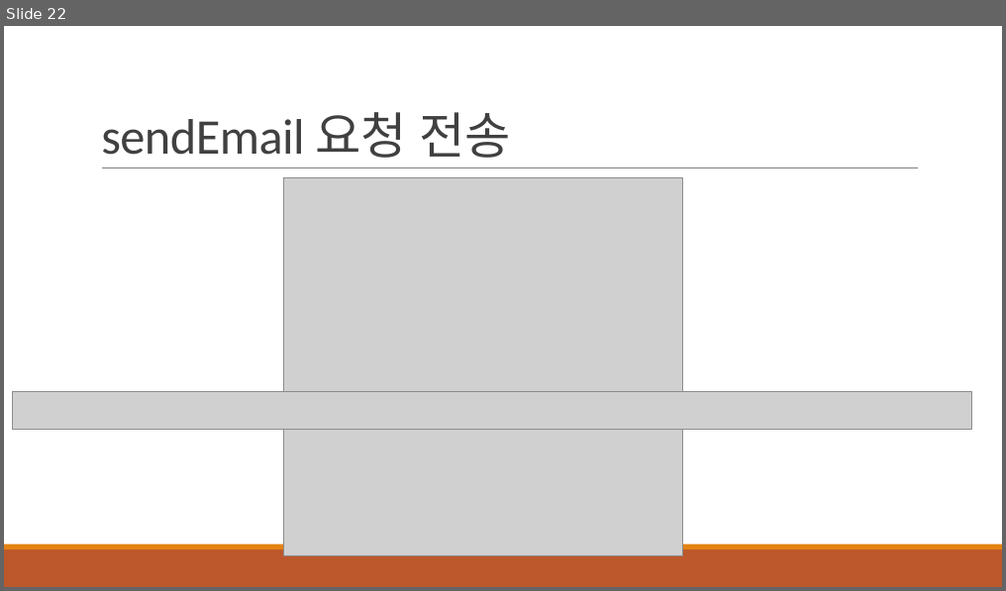
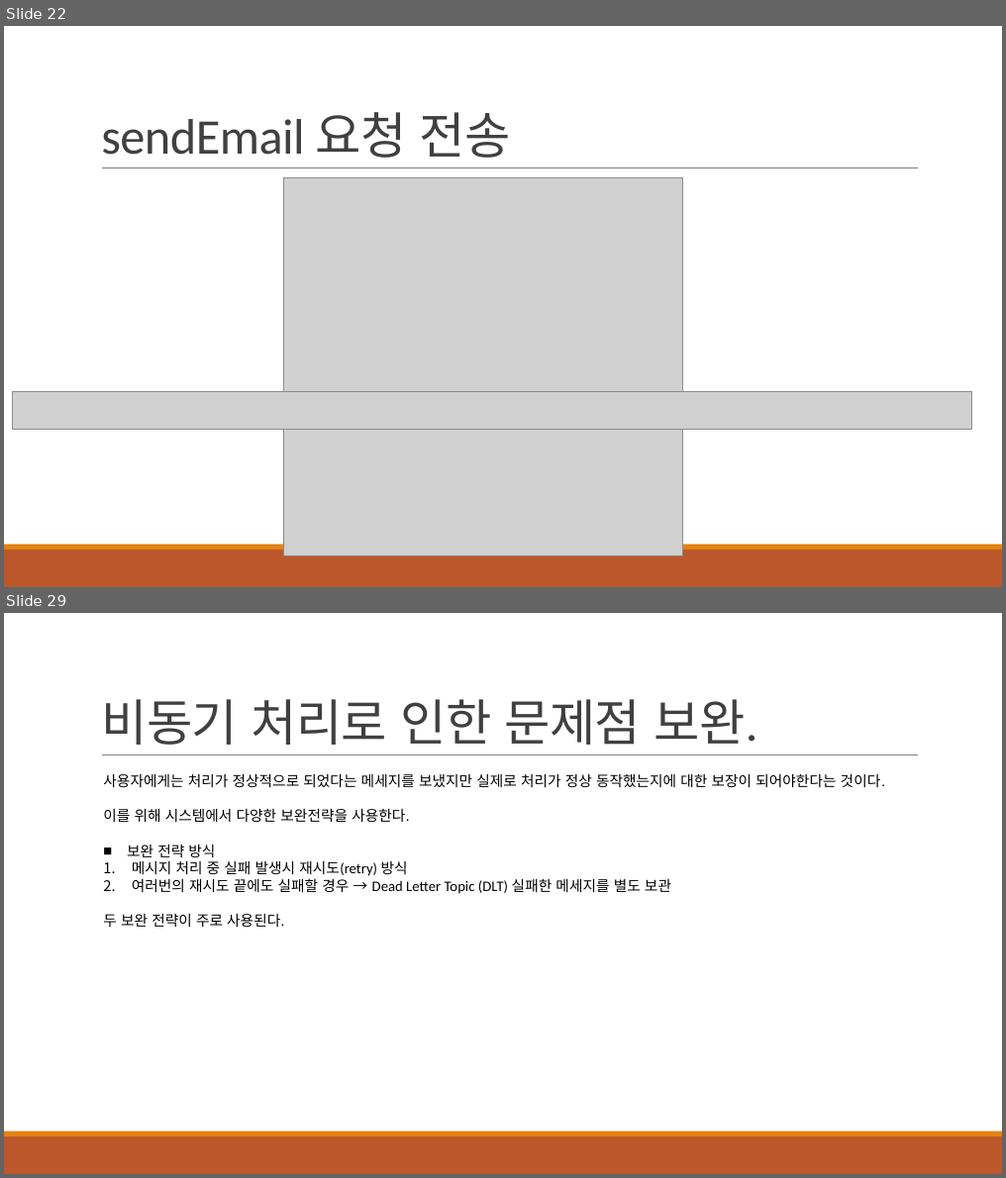
Before and after one commit to khb3025/kafka, a slide deck: ppt/2.Kafka 기본 개념.pptx. Shown one above the other, each under a label of ours: slide 22 before the commit, slides 22 and 29 after it; the slides between them are not shown. The pictures are 1006x591 and 1006x1178 pixels, drawn with LibreOffice and Linux fonts; fonts in the diff are those of the drawing; grey boxes stand for pictures. Boxes give left, top, right and bottom in pixels: in the first picture for what was removed or moved away, otherwise in the second. Text is boxed around its words. In the diff, an @@ line names an element or a change of style, - is before the commit and + after.

```diff
--- a/ppt/2.Kafka 기본 개념.pptx
+++ b/ppt/2.Kafka 기본 개념.pptx
@@ slide 29 added at <box>4,613,1002,1174</box>, background #FFFFFF; not listed: 3 template elements that a slide beside it also shows @@
@@ title added at <box>101,699,757,745</box>, 48 pt, text #404040 @@
+비동기 처리로 인한 문제점 보완.
@@ text added at <box>103,774,885,927</box>, 14 pt, text #000000 @@
+사용자에게는 처리가 정상적으로 되었다는 메세지를 보냈지만 실제로 처리가 정상 동작했는지에 대한 보장이 되어야한다는 것이다.
+이를 위해 시스템에서 다양한 보완전략을 사용한다.
+■ 보완 전략 방식
+1. 메시지 처리 중 실패 발생시 재시도(retry) 방식
+2. 여러번의 재시도 끝에도 실패할 경우 → Dead Letter Topic (DLT) 실패한 메세지를 별도 보관
+두 보완 전략이 주로 사용된다.
```
Also in this commit, not shown: 6 other slides added, 14 other files.
